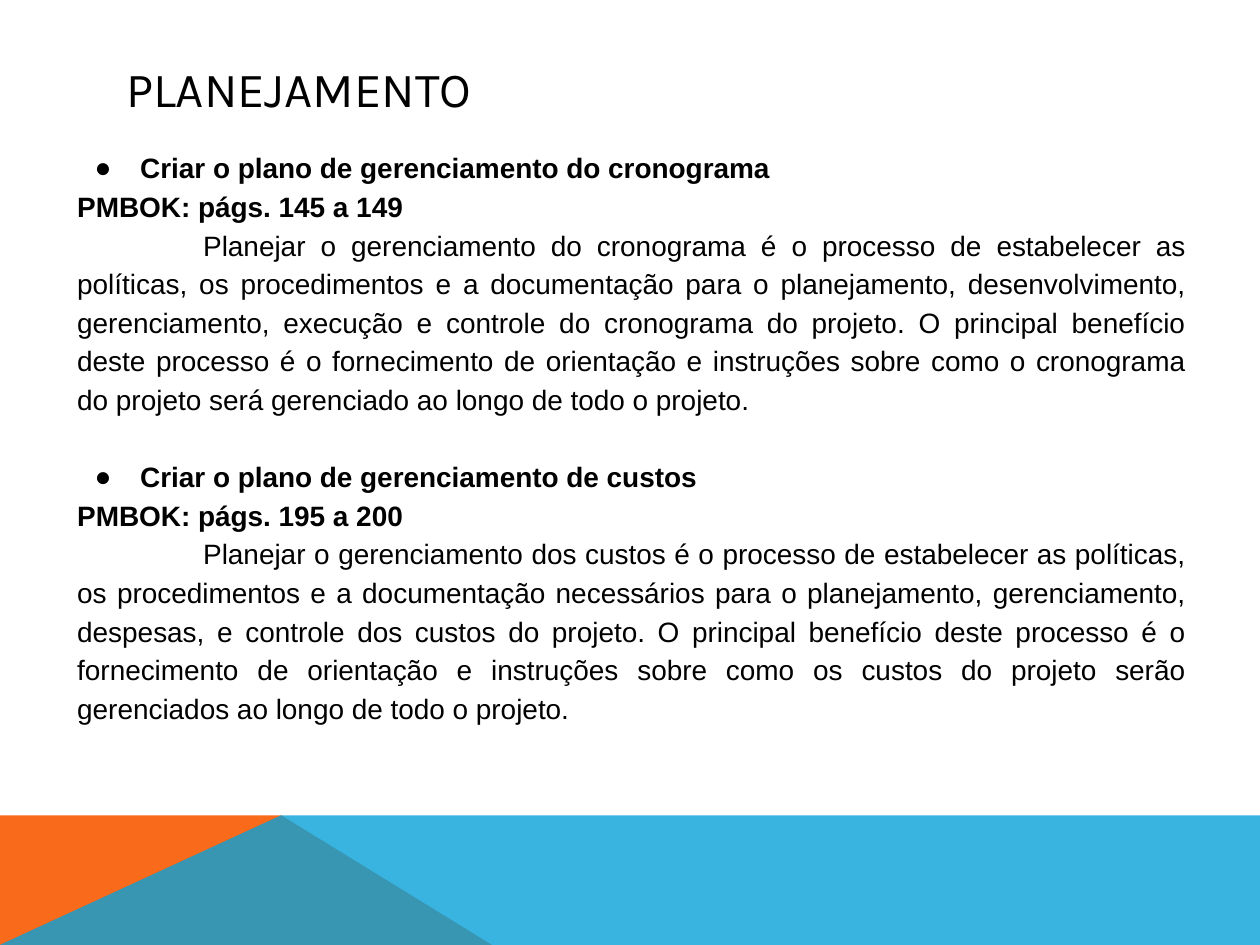
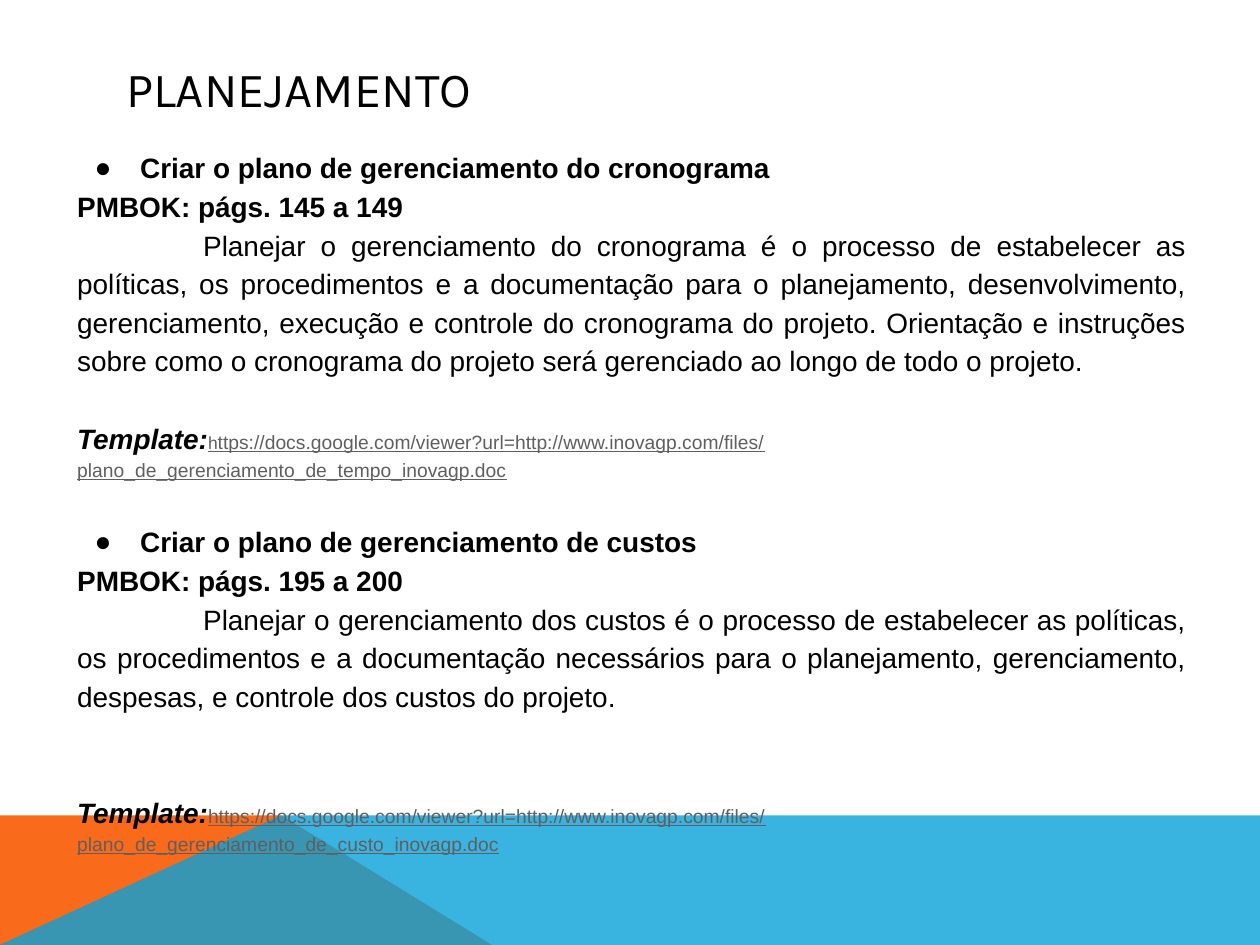
Before and after one commit to fga-eps-mds/A-Disciplina-MDS-EPS, a slide deck: slide 9 of GPP_Material/08-Mapa_PMbOK/apresentação_GPP_SIGS_2017_1.pptx.pptx (slide 10 before the commit). Drawn at 1260x945 pixels with LibreOffice and Linux fonts; fonts in the diff are those of the drawing. Boxes give left, top, right and bottom in pixels: in the first picture for what was removed or moved away, otherwise in the second. Text is boxed around its words. In the diff, an @@ line names an element or a change of style, - is before the commit and + after.

```diff
--- a/GPP_Material/08-Mapa_PMbOK/apresentação_GPP_SIGS_2017_1.pptx.pptx
+++ b/GPP_Material/08-Mapa_PMbOK/apresentação_GPP_SIGS_2017_1.pptx.pptx
@@ text at (x1=77, y1=235, x2=1186, y2=481): text changed @@
-Planejar o gerenciamento do cronograma é o processo de estabelecer as políticas, os procedimentos e a documentação para o planejamento, desenvolvimento, gerenciamento, execução e controle do cronograma do projeto. O principal benefício deste processo é o fornecimento de orientação e instruções sobre como o cronograma do projeto será gerenciado ao longo de todo o projeto.
+Planejar o gerenciamento do cronograma é o processo de estabelecer as políticas, os procedimentos e a documentação para o planejamento, desenvolvimento, gerenciamento, execução e controle do cronograma do projeto. Orientação e instruções sobre como o cronograma do projeto será gerenciado ao longo de todo o projeto.
+Template:https://docs.google.com/viewer?url=http://www.inovagp.com/files/plano_de_gerenciamento_de_tempo_inovagp.doc
@@ text at (x1=77, y1=609, x2=1185, y2=855): text changed @@
-Planejar o gerenciamento dos custos é o processo de estabelecer as políticas, os procedimentos e a documentação necessários para o planejamento, gerenciamento, despesas, e controle dos custos do projeto. O principal benefício deste processo é o fornecimento de orientação e instruções sobre como os custos do projeto serão gerenciados ao longo de todo o projeto.
+Planejar o gerenciamento dos custos é o processo de estabelecer as políticas, os procedimentos e a documentação necessários para o planejamento, gerenciamento, despesas, e controle dos custos do projeto.
+Template:https://docs.google.com/viewer?url=http://www.inovagp.com/files/plano_de_gerenciamento_de_custo_inovagp.doc
```
Also in this commit, not shown: 12 other slides changed, 1 slide removed.
